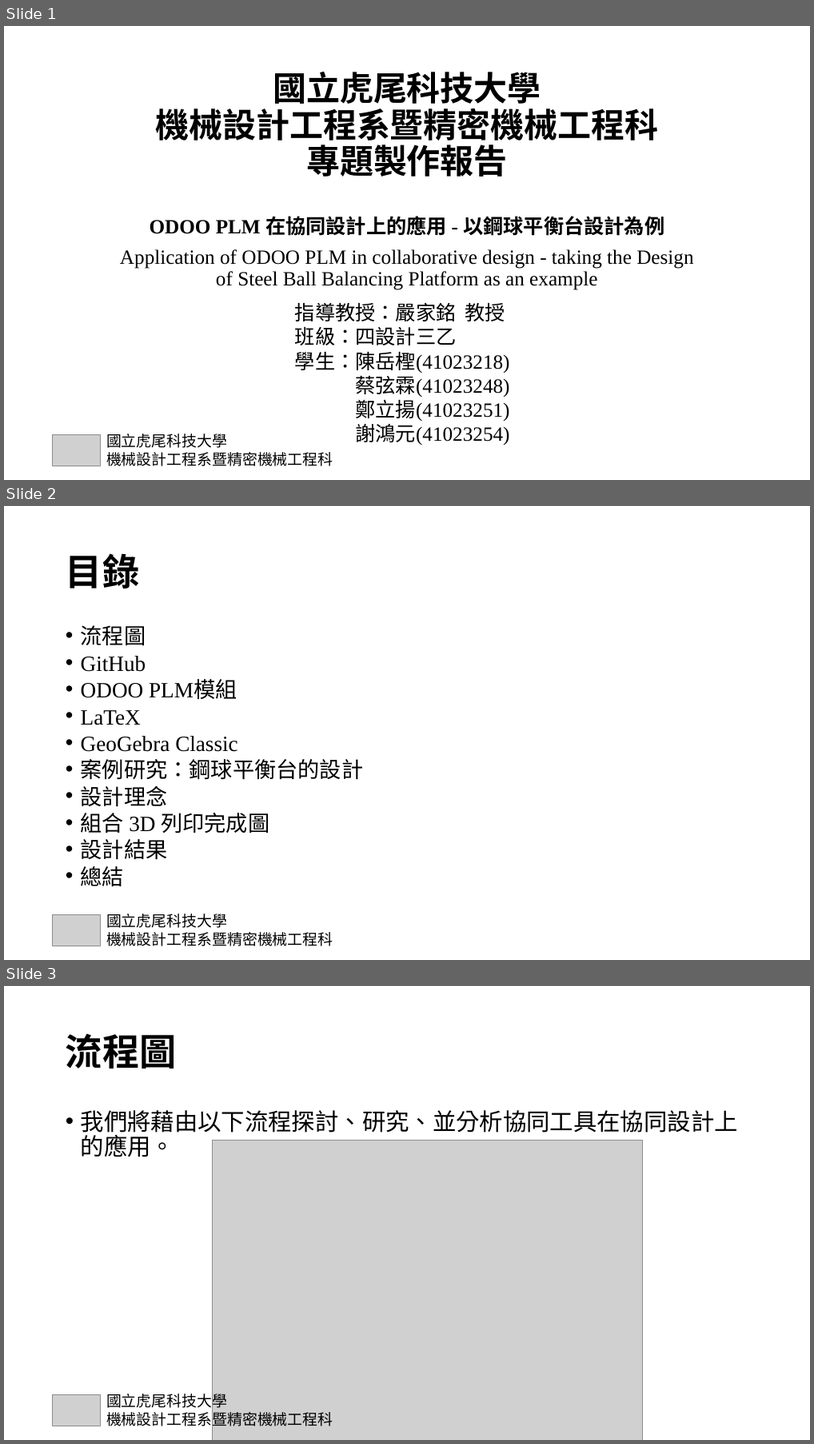
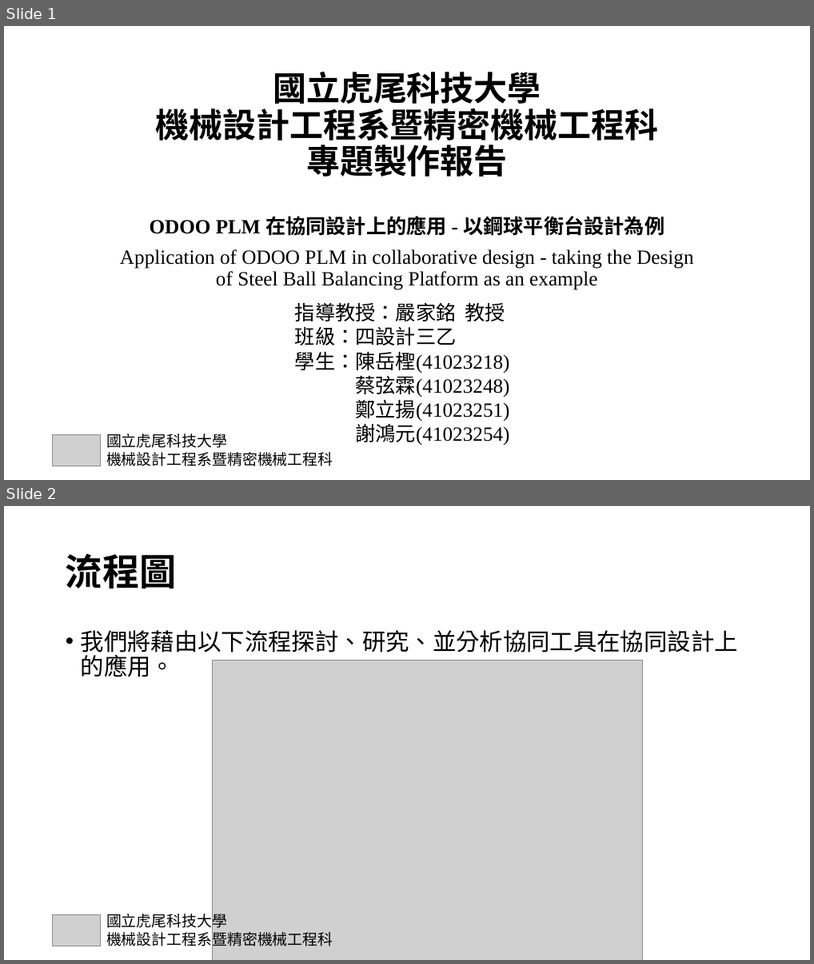
Before and after one commit to snowfall-killer/pj4101, a slide deck: PPT/專題報告PPT.pptx. Shown one above the other, each under a label of ours: slides 1, 2 and 3 before the commit, slides 1 and 2 after it. The pictures are 814x1444 and 814x964 pixels, drawn with LibreOffice and Linux fonts; fonts in the diff are those of the drawing; grey boxes stand for pictures. Boxes give left, top, right and bottom in pixels: in the first picture for what was removed or moved away, otherwise in the second. Text is boxed around its words. In the diff, an @@ line names an element or a change of style, - is before the commit and + after.

```diff
--- a/PPT/專題報告PPT.pptx
+++ b/PPT/專題報告PPT.pptx
@@ slide 2 removed at [4,506,810,960], background #FFFFFF @@
@@ title removed at [66,553,139,588] @@
-目錄
@@ text removed at [81,625,364,886] @@
-• 流程圖
-• GitHub
-• ODOO PLM模組
-• LaTeX
-• GeoGebra Classic
-• 案例研究：鋼球平衡台的設計
-• 設計理念
-• 組合 3D 列印完成圖
-• 設計結果
-• 總結
@@ text removed at [106,913,333,946] @@
-國立虎尾科技大學
-機械設計工程系暨精密機械工程科
@@ picture removed at [52,914,101,946] @@
@@ what was slide 3 is now slide 2 @@
```
Also in this commit, not shown: 11 slides changed, 7 other slides removed.
